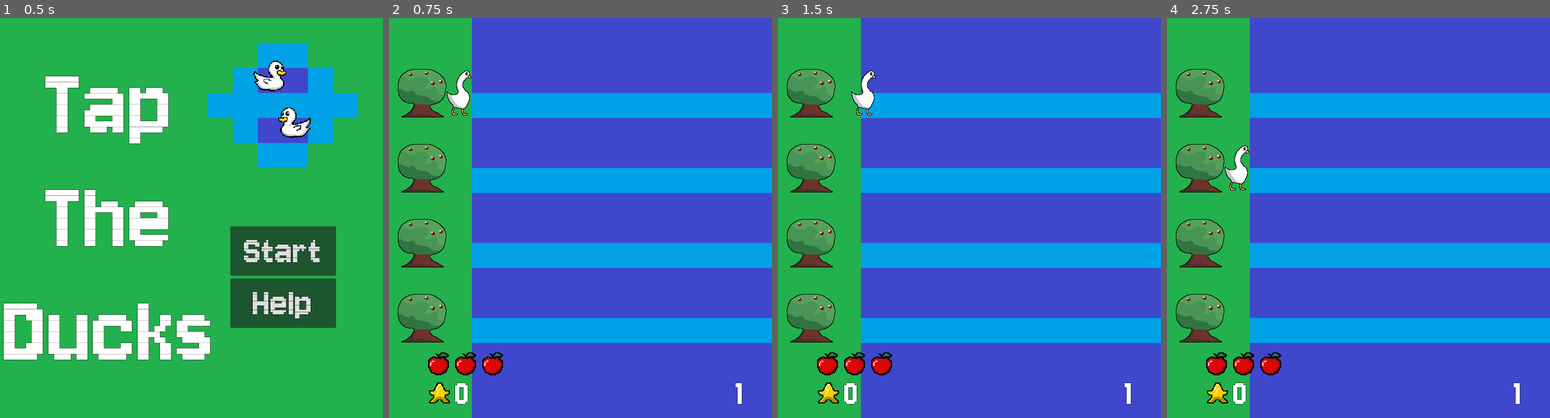
Above: before the commit, frames 1-4 (left to right).
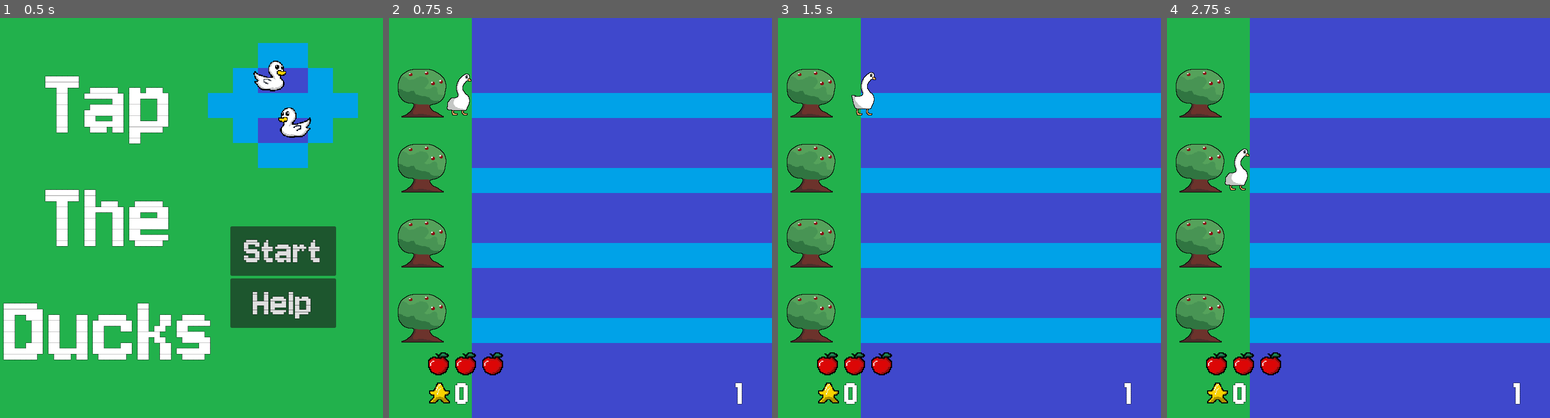
Above: after the commit, the same moments.

Repository: CamComDuck/TapTheDucks
Game: Godot game, scene res://title/title.tscn
Two runs of this game, one before a commit and one after it. Both use one fixed random seed, a clock stepped at 60 frames per second and the inputs below.
Inputs:
- Up to frame 1 (0.5 s): no input
- Up to frame 2 (0.75 s): click "Start" at 0.5 s
- Up to frame 3 (1.5 s): tap Enter at 1.25 s; hold D (interact_right) from 1.28 s (still down)
- Up to frame 4 (2.75 s): release D (interact_right) at 2.03 s; hold S (move_down) from 2.03 s (still down)

Frame 1 is identical in both runs. In frame 2, 0.2% of the frame differs, in the area x 15-22%, y 13-24%; in frame 3, 0.1%; in frame 4, 0.2%.

Commit message:
Add particles when life is lost

Diff:
--- a/project/duck/duck.gd
+++ b/project/duck/duck.gd
@@ -62,7 +62,7 @@
 			_tween.kill()
 
 		var ice_chance := randf_range(1, 10)
-		if ice_chance < 2:
+		if ice_chance < 10:
 			var ice_position := Vector2(global_position.x, global_position.y + 7)
 			ice_spawned.emit(ice_position)
 
@@ -78,11 +78,13 @@
 
 func toggle_frozen(is_frozen : bool) -> void:
 	if is_frozen:
+		base_duck_sprite.modulate = Color(Color.AQUA)
 		move_timer.stop()
 		base_duck_sprite.stop()
 		if _tween != null:
 			_tween.kill()
 	else:
+		base_duck_sprite.modulate = Color(_duck_type.color)
 		if base_duck_sprite.animation != "eating":
 			move_timer.start()
 		base_duck_sprite.play()
--- a/project/fruit/fruit_eaten.gd
+++ b/project/fruit/fruit_eaten.gd
@@ -17,7 +17,7 @@
 
 func _on_area_entered(area: Area2D) -> void:
 	if area is LaneEndGooseSide:
-		life_lost.emit()
+		life_lost.emit(global_position)
 		queue_free()
 
 
--- a/project/fruit/fruit_whole.gd
+++ b/project/fruit/fruit_whole.gd
@@ -16,7 +16,7 @@
 
 func _on_area_entered(area: Area2D) -> void:
 	if area is LaneEndDuckSide:
-		life_lost.emit()
+		life_lost.emit(global_position)
 		queue_free()
 
 
--- a/project/goose/goose.tscn
+++ b/project/goose/goose.tscn
@@ -1,8 +1,10 @@
-[gd_scene load_steps=6 format=3 uid="uid://3f2ol0bm2jjt"]
+[gd_scene load_steps=8 format=3 uid="uid://3f2ol0bm2jjt"]
 
 [ext_resource type="Script" path="res://goose/goose.gd" id="1_50gqq"]
 [ext_resource type="Texture2D" uid="uid://76lirwchqqjj" path="res://goose/graphics/default_1.png" id="2_jjl3d"]
+[ext_resource type="Texture2D" uid="uid://bfqhwa0r0cw3g" path="res://goose/graphics/default_2.png" id="3_8qodp"]
 [ext_resource type="Texture2D" uid="uid://cffc8lqfnpq2f" path="res://goose/graphics/Player_2.png" id="3_qo6vv"]
+[ext_resource type="Texture2D" uid="uid://b3quhmooxum6k" path="res://goose/graphics/default_3.png" id="4_urdbf"]
 
 [sub_resource type="RectangleShape2D" id="RectangleShape2D_m08fr"]
 size = Vector2(48, 96)
@@ -10,6 +12,18 @@
 [sub_resource type="SpriteFrames" id="SpriteFrames_c63i7"]
 animations = [{
 "frames": [{
+"duration": 1.0,
+"texture": ExtResource("2_jjl3d")
+}, {
+"duration": 1.0,
+"texture": ExtResource("3_8qodp")
+}, {
+"duration": 1.0,
+"texture": ExtResource("4_urdbf")
+}, {
+"duration": 1.0,
+"texture": ExtResource("3_8qodp")
+}, {
 "duration": 1.0,
 "texture": ExtResource("2_jjl3d")
 }],
@@ -65,3 +79,5 @@
 [node name="Sprite2D" type="AnimatedSprite2D" parent="."]
 sprite_frames = SubResource("SpriteFrames_c63i7")
 autoplay = "default"
+frame = 1
+frame_progress = 0.946445
--- a/project/level/level.gd
+++ b/project/level/level.gd
@@ -64,6 +64,7 @@
 @onready var map_4_background := load("res://level/map_types/backgrounds/bg_map_4.tscn") as PackedScene
 
 @onready var minigame := load("res://minigame/minigame.tscn") as PackedScene
+@onready var lost_life_particles := load("res://level/lost_life_particles.tscn") as PackedScene
 
 func _ready() -> void:
 	_goose_positions.append(goose_position_1)
@@ -194,11 +195,18 @@
 	duck_spawn_timer.start()
 
 
-func _on_life_lost() -> void:
+func _on_life_lost(particle_position : Vector2) -> void:
 	if not GameInfo.game_paused:
 		GameInfo.lives -= 1
 		game_overlay.update_lives_label()
 		AudioController.play_sound_life_lost()
+
+		var new_particles := lost_life_particles.instantiate() as CPUParticles2D
+		add_child.call_deferred(new_particles)
+		new_particles.global_position = particle_position
+		new_particles.emitting = true
+		await new_particles.finished
+		new_particles.queue_free()
 
 		if GameInfo.lives == 0:
 			AudioController.play_sound_lose()
@@ -322,7 +330,7 @@
 func _on_lane_end_goose_side_body_entered(body: Node2D) -> void:
 	if body is Duck:
 		_ducks_finished += 1
-		_on_life_lost()
+		_on_life_lost(body.global_position)
 		game_overlay.update_lives_label()
 		_current_ducks_swimming.erase(body)
 		body.queue_free()
--- a/project/level/level.tscn
+++ b/project/level/level.tscn
@@ -11,6 +11,8 @@
 
 [node name="Level" type="Node2D"]
 script = ExtResource("1_b81hx")
+
+[node name="Goose" parent="." instance=ExtResource("2_8qaat")]
 
 [node name="DuckSpawnTimer" type="Timer" parent="."]
 
@@ -131,13 +133,11 @@
 [node name="DuckFreeze" type="Timer" parent="."]
 wait_time = 5.0
 
-[node name="Goose" parent="." instance=ExtResource("2_8qaat")]
-
 [connection signal="timeout" from="DuckSpawnTimer" to="." method="_on_duck_spawn_timer_timeout"]
-[connection signal="body_entered" from="LaneEndGooseSide1" to="." method="_on_lane_end_player_side_body_entered"]
-[connection signal="body_entered" from="LaneEndGooseSide2" to="." method="_on_lane_end_player_side_body_entered"]
-[connection signal="body_entered" from="LaneEndGooseSide3" to="." method="_on_lane_end_player_side_body_entered"]
-[connection signal="body_entered" from="LaneEndGooseSide4" to="." method="_on_lane_end_player_side_body_entered"]
+[connection signal="body_entered" from="LaneEndGooseSide1" to="." method="_on_lane_end_goose_side_body_entered"]
+[connection signal="body_entered" from="LaneEndGooseSide2" to="." method="_on_lane_end_goose_side_body_entered"]
+[connection signal="body_entered" from="LaneEndGooseSide3" to="." method="_on_lane_end_goose_side_body_entered"]
+[connection signal="body_entered" from="LaneEndGooseSide4" to="." method="_on_lane_end_goose_side_body_entered"]
 [connection signal="body_entered" from="LaneEndDuckSide1" to="." method="_on_lane_end_duck_side_body_entered"]
 [connection signal="body_entered" from="LaneEndDuckSide2" to="." method="_on_lane_end_duck_side_body_entered"]
 [connection signal="body_entered" from="LaneEndDuckSide3" to="." method="_on_lane_end_duck_side_body_entered"]
--- /dev/null
+++ b/project/level/lost_life_particles.tscn
@@ -0,0 +1,24 @@
+[gd_scene load_steps=2 format=3 uid="uid://h6fjft7vwj0n"]
+
+[sub_resource type="Curve" id="Curve_pagwl"]
+_data = [Vector2(0, 1), 0.0, 0.0, 0, 0, Vector2(1, 0), 0.0, 0.0, 0, 0]
+point_count = 2
+
+[node name="LostLifeParticles" type="CPUParticles2D"]
+z_index = 10
+z_as_relative = false
+emitting = false
+amount = 25
+lifetime = 0.3
+one_shot = true
+explosiveness = 0.9
+emission_shape = 2
+emission_sphere_radius = 1.0
+spread = 180.0
+gravity = Vector2(0, 0)
+initial_velocity_min = 450.0
+initial_velocity_max = 500.0
+scale_amount_min = 10.0
+scale_amount_max = 20.0
+scale_amount_curve = SubResource("Curve_pagwl")
+color = Color(1, 0, 0, 1)
--- a/project/minigame/minigame.tscn
+++ b/project/minigame/minigame.tscn
@@ -11,6 +11,10 @@
 z_index = 100
 z_as_relative = false
 script = ExtResource("1_3qcdb")
+
+[node name="Goose" parent="." instance=ExtResource("2_k0wcu")]
+z_index = 105
+scale = Vector2(2, 2)
 
 [node name="MinigameBackground" type="TileMapLayer" parent="."]
 z_index = 100
@@ -112,8 +116,4 @@
 vertical_alignment = 1
 uppercase = true
 
-[node name="Goose" parent="." instance=ExtResource("2_k0wcu")]
-z_index = 105
-scale = Vector2(2, 2)
-
 [connection signal="animation_finished" from="Goose" to="." method="_on_goose_animation_finished"]
Binary file added: project/goose/graphics/default_2.png
Not shown, added: project/goose/graphics/default_2.png.import
Binary file added: project/goose/graphics/default_3.png
Not shown, added: project/goose/graphics/default_3.png.import
